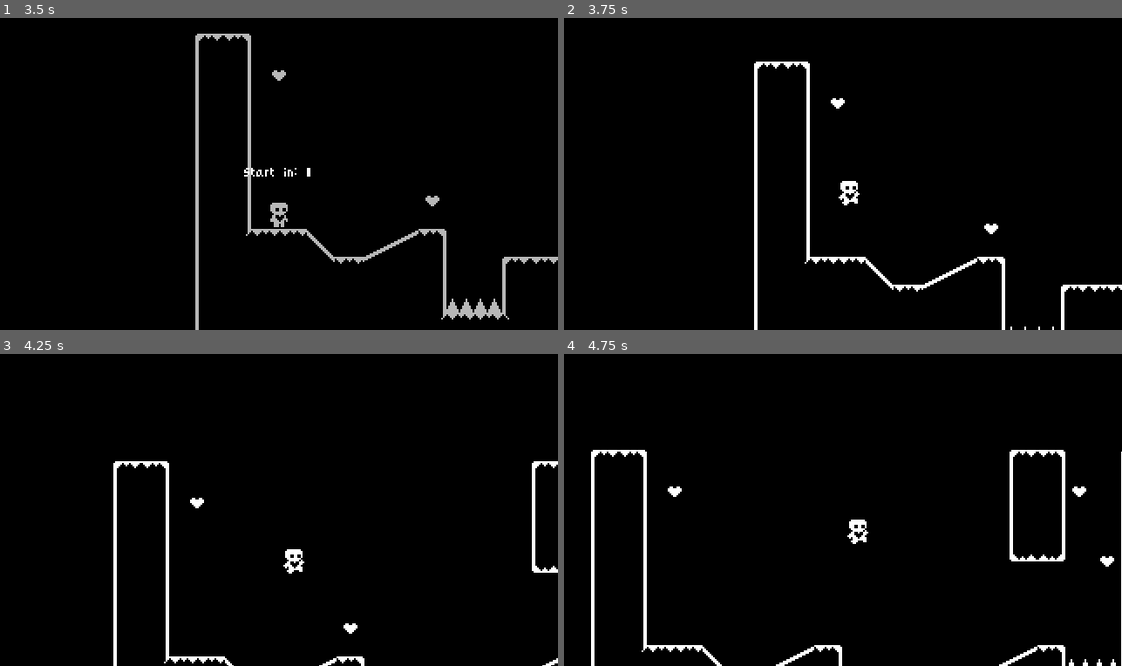
Above: before the commit, frames 1-4 (two rows, left to right).
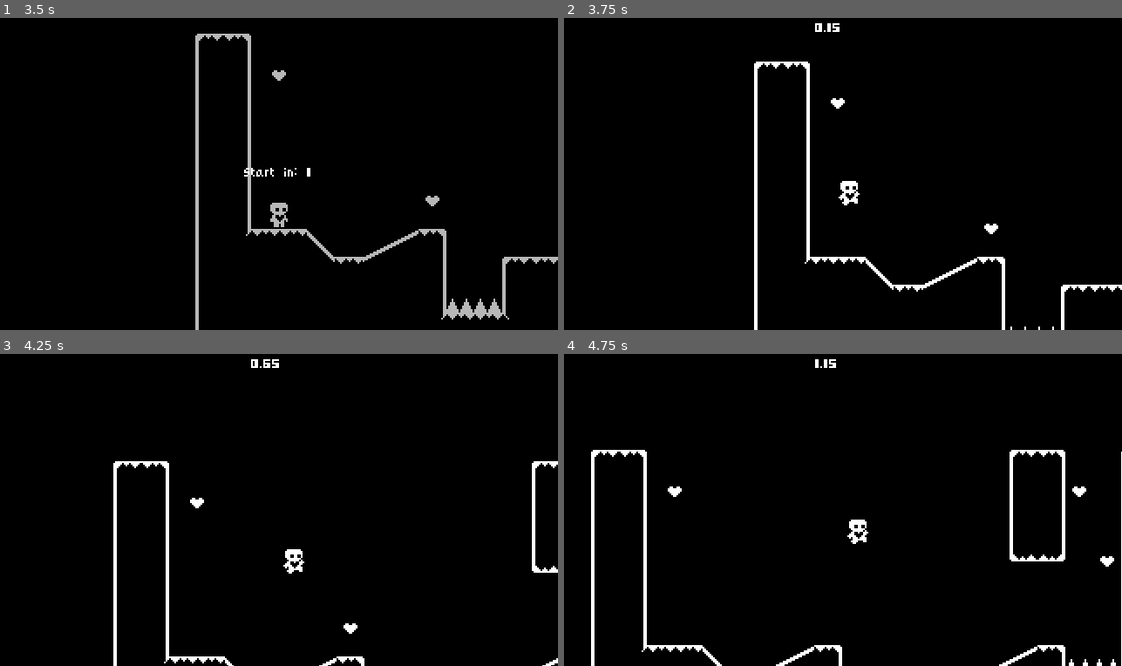
Above: after the commit, the same moments.

Repository: JamesIry/heart-platformer-godot4
Game: Godot game, scene res://start_menu.tscn
Two runs of this game, one before a commit and one after it. Both use one fixed random seed, a clock stepped at 60 frames per second and the inputs below.
Inputs:
- Up to frame 1 (3.5 s): click "Start Game" at 0.5 s; hold Up (jump) 1.28-2.03 s; hold D (move_right) 1.28-2.78 s; tap Enter at 2 s; tap Up (jump) at 2.1, 2.27, 2.57 s; hold A (move_left) from 2.78 s (still down); hold Up (jump) from 2.78 s (still down)
- Up to frame 2 (3.75 s): tap Space at 3.5 s; release A (move_left) at 3.53 s; release Up (jump) at 3.53 s; hold D (move_right) from 3.53 s (still down); tap Up (jump) at 3.6 s
- Up to frame 3 (4.25 s): keep holding D (move_right); tap Up (jump) at 3.77, 4.07 s
- Up to frame 4 (4.75 s): keep holding D (move_right); hold Up (jump) from 4.28 s (still down)

Frame 1 is identical in both runs. In frame 2, less than 0.1% of the frame differs, in the area x 45-50%, y 1-5%; in frame 3, less than 0.1%; in frame 4, less than 0.1%.

Commit message:
Video 14:   Level Timer

Diff:
--- /dev/null
+++ b/level_completed.gd
@@ -0,0 +1,12 @@
+extends ColorRect
+
+signal retry()
+signal next_level()
+
+@onready var retry_button = %RetryButton
+
+func _on_retry_button_pressed():
+	retry.emit()
+
+func _on_next_level_button_pressed():
+	next_level.emit()
--- a/level_completed.tscn
+++ b/level_completed.tscn
@@ -1,12 +1,16 @@
-[gd_scene format=3 uid="uid://228dws4axogq"]
+[gd_scene load_steps=2 format=3 uid="uid://228dws4axogq"]
+
+[ext_resource type="Script" path="res://level_completed.gd" id="1_f86e1"]
 
 [node name="LevelCompleted" type="ColorRect"]
+process_mode = 3
 anchors_preset = 15
 anchor_right = 1.0
 anchor_bottom = 1.0
 grow_horizontal = 2
 grow_vertical = 2
 color = Color(0, 0, 0, 0.207843)
+script = ExtResource("1_f86e1")
 
 [node name="CenterContainer" type="CenterContainer" parent="."]
 layout_mode = 1
@@ -16,6 +20,28 @@
 grow_horizontal = 2
 grow_vertical = 2
 
-[node name="Label" type="Label" parent="CenterContainer"]
+[node name="VBoxContainer" type="VBoxContainer" parent="CenterContainer"]
+layout_mode = 2
+
+[node name="Label" type="Label" parent="CenterContainer/VBoxContainer"]
 layout_mode = 2
 text = "Level Completed!"
+horizontal_alignment = 1
+
+[node name="HBoxContainer" type="HBoxContainer" parent="CenterContainer/VBoxContainer"]
+layout_mode = 2
+
+[node name="RetryButton" type="Button" parent="CenterContainer/VBoxContainer/HBoxContainer"]
+unique_name_in_owner = true
+custom_minimum_size = Vector2(64, 16)
+layout_mode = 2
+text = "Retry"
+
+[node name="NextLevelButton" type="Button" parent="CenterContainer/VBoxContainer/HBoxContainer"]
+unique_name_in_owner = true
+custom_minimum_size = Vector2(64, 16)
+layout_mode = 2
+text = "Next Level"
+
+[connection signal="pressed" from="CenterContainer/VBoxContainer/HBoxContainer/RetryButton" to="." method="_on_retry_button_pressed"]
+[connection signal="pressed" from="CenterContainer/VBoxContainer/HBoxContainer/NextLevelButton" to="." method="_on_next_level_button_pressed"]
--- a/player.gd
+++ b/player.gd
@@ -47,6 +47,7 @@
 
 func handle_wall_jump():
 	if is_on_wall_only() or wall_jump_timer.time_left > 0:
+		wall_jump_timer.stop()
 		if Input.is_action_just_pressed("jump") and (wall_normal == Vector2.LEFT or wall_normal == Vector2.RIGHT):
 			just_wall_jumped = true
 			velocity.x = wall_normal.x * movement_data.speed
@@ -59,6 +60,7 @@
 		if is_on_floor() or coyote_jump_timer.time_left > 0:
 			if Input.is_action_pressed("jump"):
 				velocity.y = movement_data.jump_velocity
+				coyote_jump_timer.stop()
 		else:
 			if velocity.y < movement_data.jump_velocity/2 and Input.is_action_just_released("jump"):
 				velocity.y = movement_data.jump_velocity/2
--- a/world.gd
+++ b/world.gd
@@ -2,10 +2,12 @@
 
 @export var next_level: PackedScene
 
+var level_start_time = 0.0
+
 @onready var level_completed = $CanvasLayer/LevelCompleted
 @onready var start_in = %StartIn
-@onready var start_in_label = %StartInLabel
 @onready var animation_player = $AnimationPlayer
+@onready var level_time_label = %LevelTimeLabel
 
 func _ready():
 	Events.level_completed.connect(show_level_completed)
@@ -16,21 +18,31 @@
 	await animation_player.animation_finished
 	get_tree().paused = false
 	start_in.visible = false
+	level_start_time = Time.get_ticks_msec()
 
+func _process(delta):
+	var time_on_level = Time.get_ticks_msec() - level_start_time
+	level_time_label.text = str(time_on_level / 1000.0)
 
-
-func show_level_completed():
-	level_completed.show()
-	get_tree().paused = true
-	await get_tree().create_timer(1.0).timeout
-
+func go_to_next_level():
 	if not next_level is PackedScene: return
 	await LevelTransition.fade_to_black()
 	get_tree().paused = false
 	get_tree().change_scene_to_packed(next_level)
 
+func retry():
+	await LevelTransition.fade_to_black()
+	get_tree().paused = false
+	var current_level = load(scene_file_path)
+	get_tree().change_scene_to_packed(current_level)
 
+func show_level_completed():
+	level_completed.show()
+	level_completed.retry_button.grab_focus()
+	get_tree().paused = true
 
+func _on_level_completed_next_level():
+	go_to_next_level()
 
-func _on_animation_player_animation_finished(anim_name):
-	pass # Replace with function body.
+func _on_level_completed_retry():
+	retry()
--- a/world.tscn
+++ b/world.tscn
@@ -71,9 +71,21 @@
 grow_vertical = 2
 
 [node name="StartInLabel" type="Label" parent="CanvasLayer/StartIn/CenterContainer"]
-unique_name_in_owner = true
 layout_mode = 2
 text = "Start in: 3"
+
+[node name="CenterContainer" type="CenterContainer" parent="CanvasLayer"]
+anchors_preset = 10
+anchor_right = 1.0
+offset_top = 4.0
+offset_bottom = 10.0
+grow_horizontal = 2
+
+[node name="LevelTimeLabel" type="Label" parent="CanvasLayer/CenterContainer"]
+unique_name_in_owner = true
+custom_minimum_size = Vector2(32, 0)
+layout_mode = 2
+vertical_alignment = 1
 
 [node name="LevelTileMap" parent="." instance=ExtResource("6_l8sj4")]
 
@@ -82,3 +94,6 @@
 libraries = {
 "": SubResource("AnimationLibrary_0v35u")
 }
+
+[connection signal="next_level" from="CanvasLayer/LevelCompleted" to="." method="_on_level_completed_next_level"]
+[connection signal="retry" from="CanvasLayer/LevelCompleted" to="." method="_on_level_completed_retry"]
